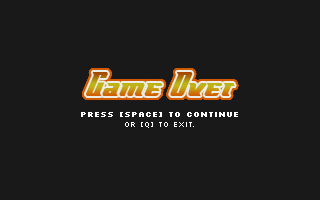
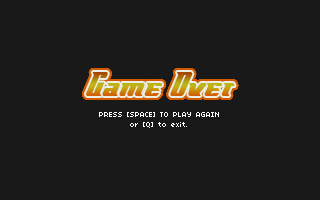
Comparing the layer stacks of the two (320, 200) images. Changes:
renamed "Press [SPACE] to Continue or [q] To Exit." to "PRESS [SPACE] TO PLAY AGAIN or [Q] to exit.", painted on it over [81, 112, 238, 128]
